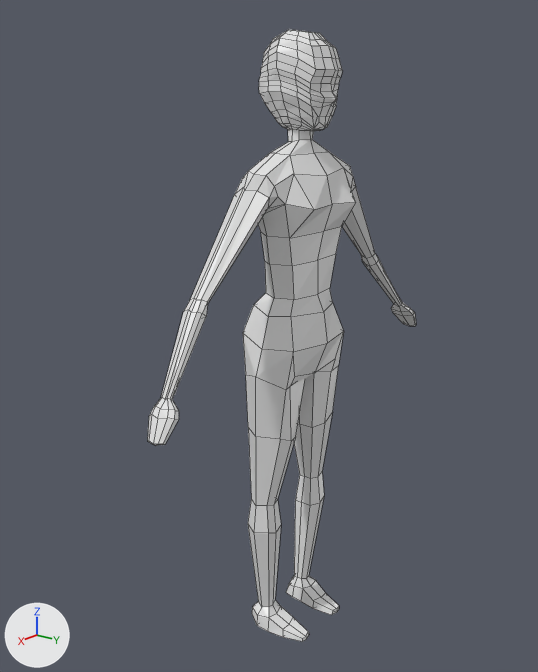
One commit to the Blender file Assets/Models/blend/charakter.blend: the scene before it, then after it.
Rendered twice from a 50 mm lens placed at (1.785, 1.345, 1.713), pointed at (-0.073, -0.172, 0.967). The axes (+X, +Y, +Z) are drawn at lower left. The lights are the same throughout. Mesh edges are drawn as thin lines.

Script lines for the objects in view, before the commit:
```python
me_cube = bpy.data.meshes.new('Cube')
me_cube.from_pydata(...)  # 656 vertices, 656 faces; spans x -0.68..0.64, y -0.14..0.13, z 0.0..1.91
me_cube.materials.append(mat_material)  # white #e7e7e7
ob_charaket_mesh = bpy.data.objects.new('charaket_mesh', me_cube)
ob_charaket_mesh.location = (0.0, 0.0, 0.0)
```
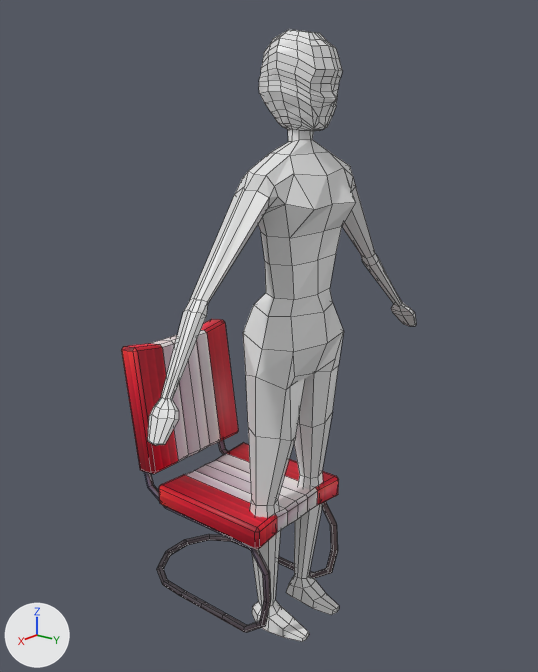
Boxes (x1, y1, x2, y2) around the edits, measured in the pictures (538 x 672 px):
'Cylinder', added: after (122, 319, 339, 633)

The change, as a list of edits to the scene's bpy script:
```text
Add img_reddinerfurniture_jpg:
    img_reddinerfurniture_jpg = load_image('redDinerFurniture.jpg', '../../Textures/redDinerFurniture.jpg', 3465, 3465, 'sRGB')
Add mat_redfurniture:
    mat_redfurniture = principled_material('redFurniture')
    mat_redfurniture.texture = img_reddinerfurniture_jpg
Add me_cylinder:
    me_cylinder.from_pydata(...)  # 338 vertices, 339 faces; spans x -0.347..0.111, y -0.595..0.054, z 0.005..0.931
    me_cylinder.polygons.foreach_set('use_smooth', [True] * 339)
    me_cylinder.materials.append(mat_redfurniture)  # picture img_reddinerfurniture_jpg
Add ob_cylinder:
    ob_cylinder = bpy.data.objects.new('Cylinder', me_cylinder)
    ob_cylinder.location = (0.122, 0.0, 0.0)
```
